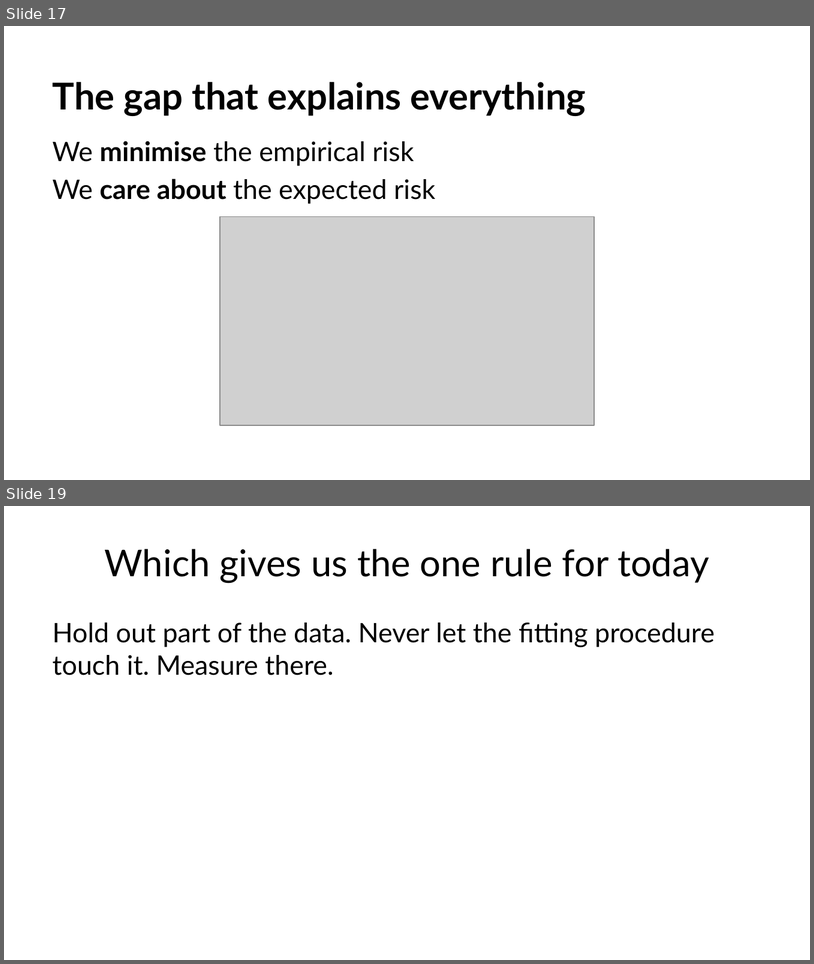
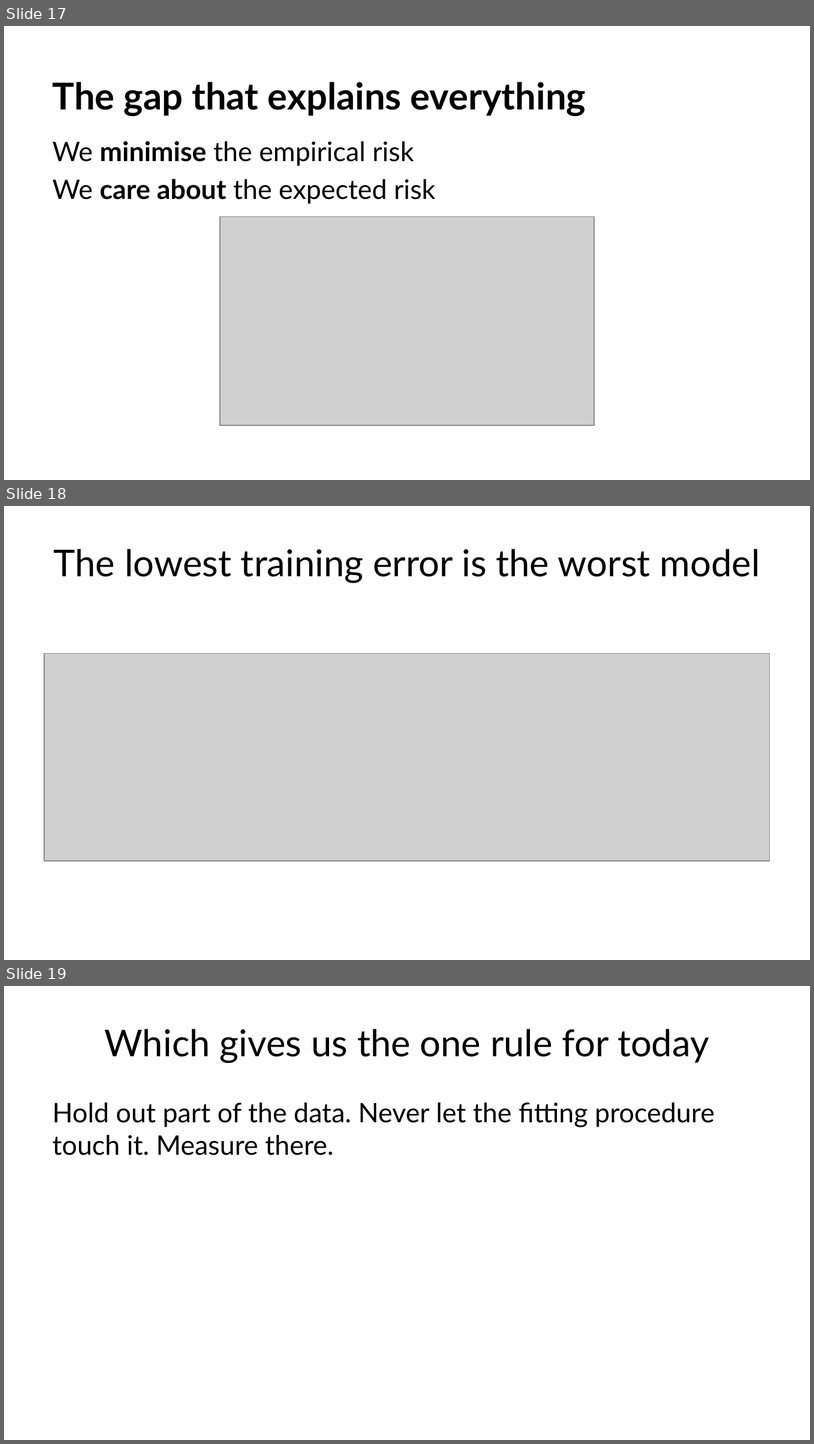
Before and after one commit to fabioantonini/technologies-for-artificial-intelligence, a slide deck: Lessons/01_introduction_and_workflow/Slides/introduction_and_workflow_slides.pptx. Shown one above the other, each under a label of ours: slides 17 and 19 before the commit, slides 17, 18 and 19 after it; the slides between them are not shown. The pictures are 814x964 and 814x1444 pixels, drawn with LibreOffice and Linux fonts; fonts in the diff are those of the drawing; grey boxes stand for pictures; background and template pictures are left out. Boxes give left, top, right and bottom in pixels: in the first picture for what was removed or moved away, otherwise in the second. Text is boxed around its words. In the diff, an @@ line names an element or a change of style, - is before the commit and + after.

```diff
--- a/Lessons/01_introduction_and_workflow/Slides/introduction_and_workflow_slides.pptx
+++ b/Lessons/01_introduction_and_workflow/Slides/introduction_and_workflow_slides.pptx
@@ slide 18 added at [4, 506, 810, 960], background #FFFFFF @@
@@ title added at [54, 549, 761, 583], 33 pt, text #1A1A1A @@
+The lowest training error is the worst model
@@ picture added at [44, 654, 770, 861] @@
```
Also in this commit, not shown: 1 slide removed, 2 other files.
